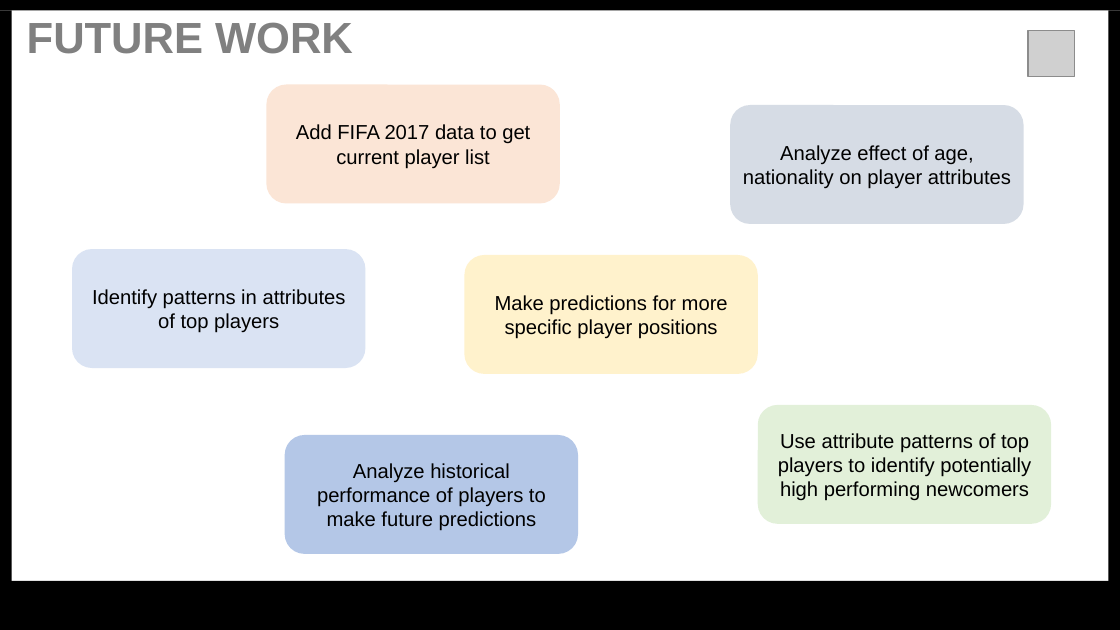
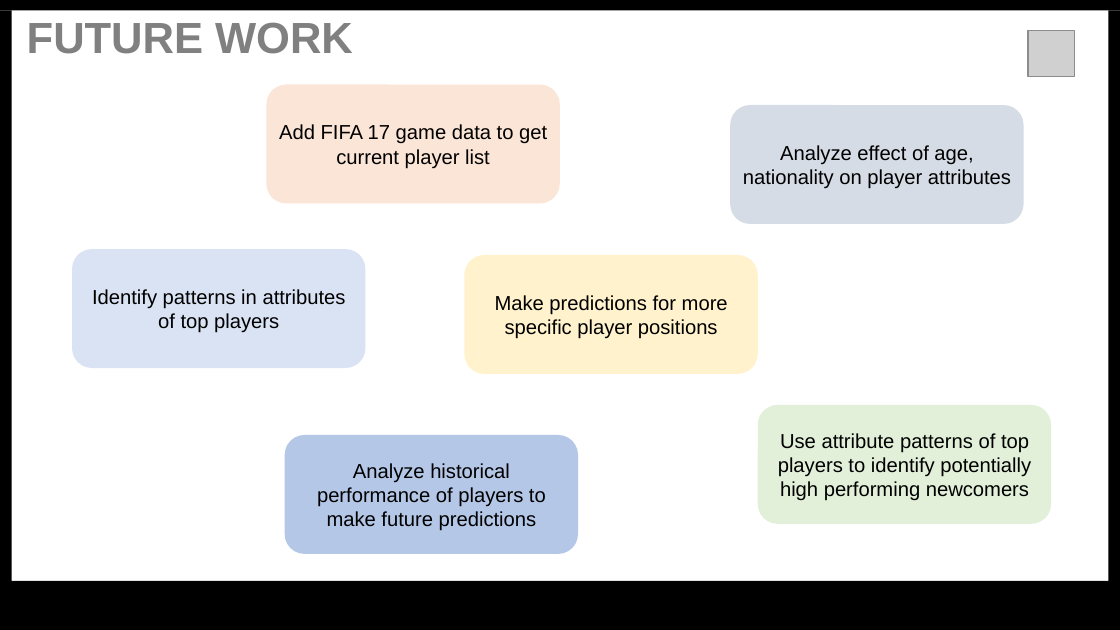
Before and after one commit to ruhama-ahale/soccer_project, a slide deck: slide 17 of Capstone_Final_Report/capstone_project_slide_soccer.pptx. Drawn at 1120x630 pixels with LibreOffice and Linux fonts; fonts in the diff are those of the drawing; grey boxes stand for pictures. Boxes give left, top, right and bottom in pixels: in the first picture for what was removed or moved away, otherwise in the second. Text is boxed around its words. In the diff, an @@ line names an element or a change of style, - is before the commit and + after.

Commit message:
Updating project title and specifying FIFA game data

```diff
--- a/Capstone_Final_Report/capstone_project_slide_soccer.pptx
+++ b/Capstone_Final_Report/capstone_project_slide_soccer.pptx
@@ text at (x1=279, y1=124, x2=547, y2=169): text changed @@
-Add FIFA 2017 data to get current player list
+Add FIFA 17 game data to get current player list
```
Also in this commit, not shown: 4 other slides changed, 5 other files.
